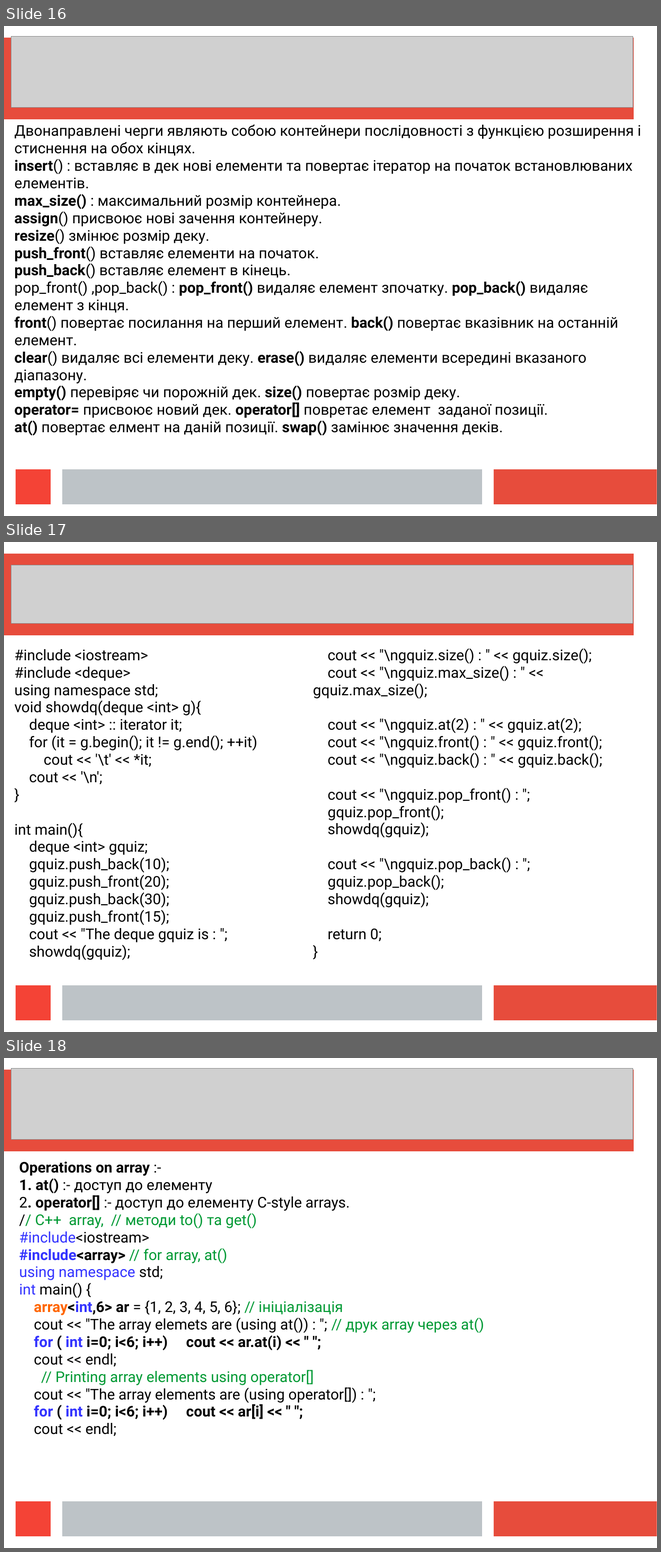
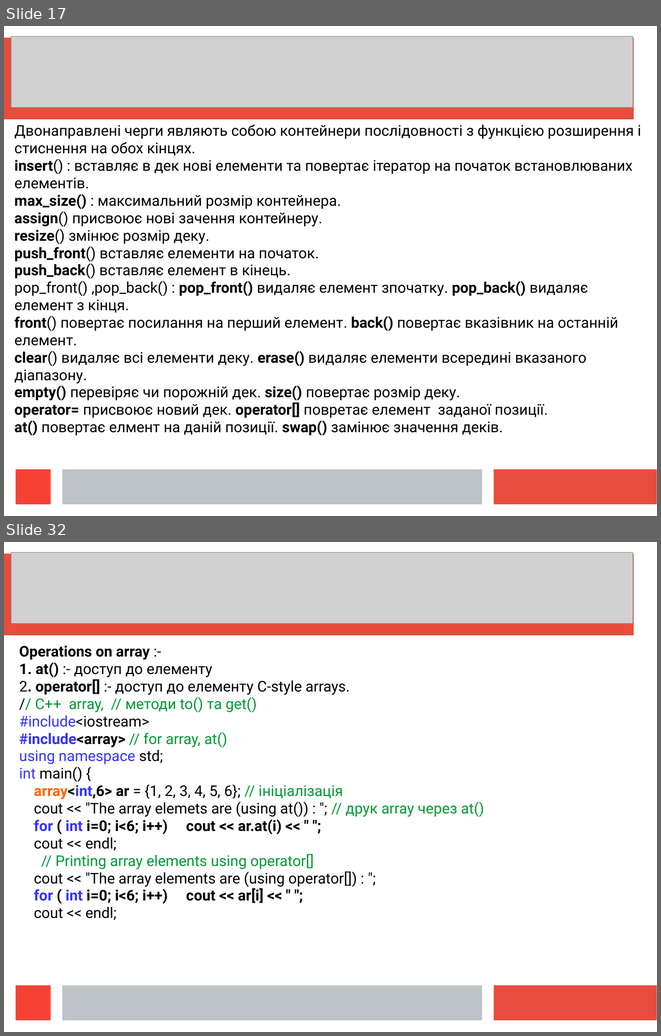
Before and after one commit to mecchmatProjects/CppCourse, a slide deck: Lect12/CppUkrTutor12_1.ppt. Shown one above the other, each under a label of ours: slides 16, 17 and 18 before the commit, slides 17 and 32 after it; the slides between them are not shown. The pictures are 661x1552 and 661x1036 pixels, drawn with LibreOffice and Linux fonts; fonts in the diff are those of the drawing; grey boxes stand for pictures. Boxes give left, top, right and bottom in pixels: in the first picture for what was removed or moved away, otherwise in the second. Text is boxed around its words. In the diff, an @@ line names an element or a change of style, - is before the commit and + after.

```diff
--- a/Lect12/CppUkrTutor12_1.ppt
+++ b/Lect12/CppUkrTutor12_1.ppt
@@ slide 17 removed at bbox=[4, 542, 657, 1032], background #FFFFFF; not listed: 4 template elements that a slide beside it also shows @@
@@ picture removed at bbox=[11, 565, 633, 624] @@
@@ free removed at bbox=[9, 643, 303, 998] @@
-#include <iostream>
-#include <deque>
-using namespace std;
-void showdq(deque <int> g){
-deque <int> :: iterator it;
-for (it = g.begin(); it != g.end(); ++it)
-cout << '\t' << *it;
-cout << '\n';
-}
-int main(){
-deque <int> gquiz;
-gquiz.push_back(10);
-gquiz.push_front(20);
-gquiz.push_back(30);
-gquiz.push_front(15);
-cout << "The deque gquiz is : ";
-showdq(gquiz);
@@ free removed at bbox=[307, 643, 653, 963] @@
-cout << "\ngquiz.size() : " << gquiz.size();
-cout << "\ngquiz.max_size() : " << gquiz.max_size();
-cout << "\ngquiz.at(2) : " << gquiz.at(2);
-cout << "\ngquiz.front() : " << gquiz.front();
-cout << "\ngquiz.back() : " << gquiz.back();
-cout << "\ngquiz.pop_front() : ";
-gquiz.pop_front();
-showdq(gquiz);
-cout << "\ngquiz.pop_back() : ";
-gquiz.pop_back();
-showdq(gquiz);
-return 0;
-}
@@ what was slide 16 is now slide 17 @@
@@ what was slide 18 is now slide 32 @@
```
Also in this commit, not shown: 3 slides changed, 6 slides added, 1 other slide removed, 1 other file.
